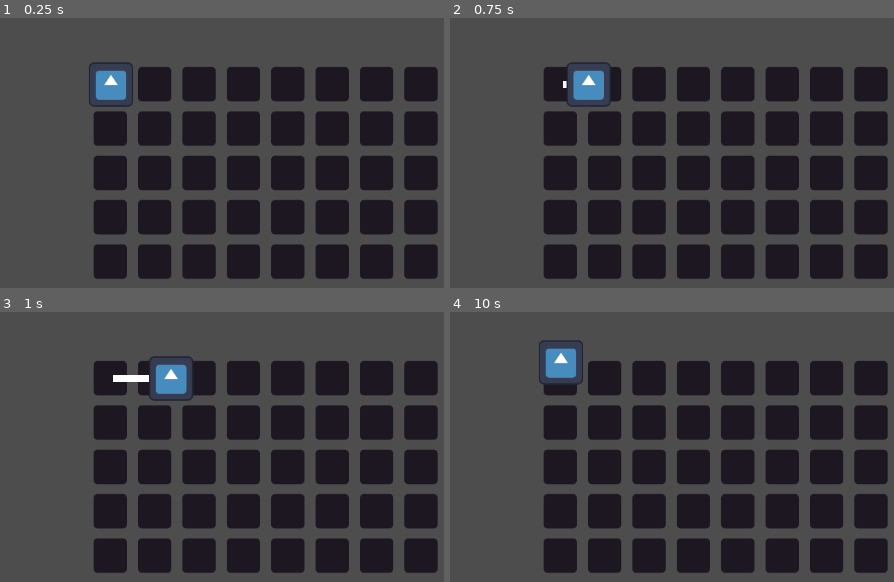
Above: before the commit, frames 1-4 (two rows, left to right).
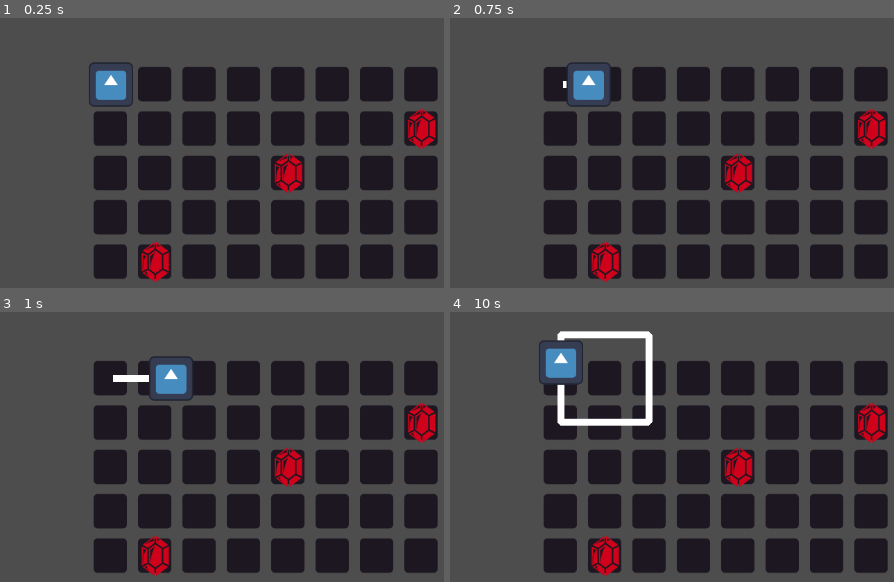
Above: after the commit, the same moments.

Repository: iguessfive/GMTK-Game-Jam
Game: Godot game, scene res://gameplay/ouroborus_game.tscn
The game is run twice, just before and just after one commit, with the same random seed, the same clock (stepped at 60 frames per second) and the same inputs. The project has no main scene, so this scene is started directly. The engine's default icon, where the game draws it, is replaced by a stand-in: a white triangle on a blue panel in a dark square.
Inputs:
- Up to frame 1 (0.25 s): no input
- Up to frame 2 (0.75 s): tap Enter at 0.5 s; hold D (move_right) from 0.53 s (still down); hold Space (throw) from 0.53 s (still down)
- Up to frame 3 (1 s): keep holding D (move_right); keep holding Space (throw)
- Up to frame 4 (10 s): release D (move_right) at 1.28 s; release Space (throw) at 1.28 s; hold S (move_down) 1.28-2.03 s; tap Space (throw) every 1.5 s from 1.35 to 8.85 s; hold D (move_right) 2.03-2.78 s; hold Space (throw) 2.03-2.78 s; hold W (move_up) 2.78-3.53 s; hold Space (throw) 3.53-4.28 s; hold A (move_left) 3.53-5.03 s; hold S (move_down) 5.03-5.78 s; hold Space (throw) 5.03-5.78 s; hold D (move_right) 5.78-6.53 s; hold W (move_up) 6.53-7.28 s; hold Space (throw) 6.53-7.28 s; hold D (move_right) 7.28-8.03 s; hold S (move_down) 8.03-8.78 s; hold Space (throw) 8.03-8.78 s; hold A (move_left) 8.78-9.53 s; hold W (move_up) from 9.53 s (still down); hold Space (throw) from 9.53 s (still down)

The runs differ from the first frame. In frame 1, 1.9% of the frame differs, in the area x 31-99%, y 33-98%; in frame 2, 1.9%; in frame 3, 1.9%; in frame 4, 4.0%, in the area x 24-99%, y 7-98%.

Commit message:
feat: added pickup and ability to overlap tail end

Diff:
--- a/gameplay/level.gd
+++ b/gameplay/level.gd
@@ -6,8 +6,14 @@
 func add_travelled_tile(point: Vector2) -> void:
 	var position_in_map = local_to_map(point)
 
-	if not travelled_tiles.has(position_in_map):
+
+	if not travelled_tiles.has(position_in_map) and travelled_tiles.is_empty():
 		travelled_tiles[position_in_map] = true
+	elif not travelled_tiles.has(position_in_map):
+		travelled_tiles[position_in_map] = false
+	elif travelled_tiles.has(position_in_map) and travelled_tiles[position_in_map]:
+		# player has to get to this tile again after collecting all pickups to win
+		print_debug("You have already travelled this tile, but you can return after collecting all pickups.")
 	else:
 		# GAME OVER condition
 		print_debug("Game Over! You have already travelled this tile.")
--- a/gameplay/ouroborus_game.tscn
+++ b/gameplay/ouroborus_game.tscn
@@ -1,7 +1,8 @@
-[gd_scene load_steps=3 format=3 uid="uid://bmnmfp0mc1wjs"]
+[gd_scene load_steps=4 format=3 uid="uid://bmnmfp0mc1wjs"]
 
 [ext_resource type="PackedScene" uid="uid://bomryssos12v2" path="res://gameplay/snake.tscn" id="1_j3373"]
 [ext_resource type="PackedScene" uid="uid://ba870ecmck1yx" path="res://gameplay/level_example.tscn" id="2_x3wgt"]
+[ext_resource type="PackedScene" uid="uid://bv0tr0ku8dldd" path="res://gameplay/pick_up.tscn" id="3_2yve2"]
 
 [node name="OuroborusGame" type="Node2D"]
 
@@ -15,4 +16,15 @@
 
 [node name="ExampleLevel" parent="." instance=ExtResource("2_x3wgt")]
 
+[node name="Node2D" type="Node2D" parent="."]
+
+[node name="PickUp" parent="Node2D" instance=ExtResource("3_2yve2")]
+position = Vector2(416, 224)
+
+[node name="PickUp2" parent="Node2D" instance=ExtResource("3_2yve2")]
+position = Vector2(224, 352)
+
+[node name="PickUp3" parent="Node2D" instance=ExtResource("3_2yve2")]
+position = Vector2(608, 160)
+
 [editable path="Snake"]
--- /dev/null
+++ b/gameplay/pick_up.gd
@@ -0,0 +1 @@
+extends Area2D
--- /dev/null
+++ b/gameplay/pick_up.tscn
@@ -0,0 +1,19 @@
+[gd_scene load_steps=4 format=3 uid="uid://bv0tr0ku8dldd"]
+
+[ext_resource type="Script" uid="uid://dqhepry1npuvv" path="res://gameplay/pick_up.gd" id="1_6bc5v"]
+[ext_resource type="Texture2D" uid="uid://dxkowf22ubbva" path="res://assets/rupee.png" id="2_o0feu"]
+
+[sub_resource type="CircleShape2D" id="CircleShape2D_n6a7h"]
+radius = 22.0907
+
+[node name="PickUp" type="Area2D" groups=["pickups"]]
+collision_layer = 2
+collision_mask = 0
+monitoring = false
+script = ExtResource("1_6bc5v")
+
+[node name="Sprite2D" type="Sprite2D" parent="."]
+texture = ExtResource("2_o0feu")
+
+[node name="CollisionShape2D" type="CollisionShape2D" parent="."]
+shape = SubResource("CircleShape2D_n6a7h")
--- a/gameplay/snake.gd
+++ b/gameplay/snake.gd
@@ -4,7 +4,6 @@
 @export var grid_size: float = 64.0
 @export var level: TileMapLayer
 
-var point_current := Vector2()
 var direction := Vector2()
 var has_moved_finished := true
 var distance_moved := 0.0
@@ -13,9 +12,11 @@
 @onready var persisent_body: Line2D = $PersistentBody
 @onready var points_travelled: Array = persisent_body.points
 @onready var anchor: Transform2D = $PersistentBody.transform
+@onready var collector := $Collector
 
 func _ready() -> void:
-	level.add_travelled_tile(global_position)
+	if level != null:
+		level.add_travelled_tile(global_position)
 
 @warning_ignore("unused_parameter")
 func _process(delta: float) -> void:
@@ -47,12 +48,18 @@
 		distance_moved = 0.0
 		has_moved_finished = true
 		direction = Vector2.ZERO
-		level.add_travelled_tile(global_position)
-		print(level.travelled_tiles)
+		level.add_travelled_tile(global_position) # record the tile travelled
 
 	if direction.length() > 0:
 		move_and_slide()
 
 	if direction.length() > 0:
-		point_current = head.global_position
-		persisent_body.add_point(point_current)
+		persisent_body.add_point(head.global_position )
+
+func _on_collector_area_entered(area: Area2D) -> void:
+	if area.is_in_group("pickups"):
+		area.queue_free.call_deferred()
+		# collector.collect_pickup()  # Call collector's method to handle the pickup
+		# if all items are collected, you can allow for level completion
+	else:
+		print_debug("Entered an area that is not a pickup.")
--- a/gameplay/snake.tscn
+++ b/gameplay/snake.tscn
@@ -1,7 +1,10 @@
-[gd_scene load_steps=3 format=3 uid="uid://bomryssos12v2"]
+[gd_scene load_steps=4 format=3 uid="uid://bomryssos12v2"]
 
 [ext_resource type="Script" uid="uid://crq5m74leirq4" path="res://gameplay/snake.gd" id="1_i4p4t"]
 [ext_resource type="Texture2D" uid="uid://dnya2nb2qnruj" path="res://icon.svg" id="2_yyr6o"]
+
+[sub_resource type="RectangleShape2D" id="RectangleShape2D_yyr6o"]
+size = Vector2(64, 62)
 
 [node name="Snake" type="CharacterBody2D"]
 script = ExtResource("1_i4p4t")
@@ -11,3 +14,13 @@
 texture = ExtResource("2_yyr6o")
 
 [node name="PersistentBody" type="Line2D" parent="."]
+
+[node name="Collector" type="Area2D" parent="."]
+collision_layer = 0
+collision_mask = 2
+monitorable = false
+
+[node name="CollisionShape2D" type="CollisionShape2D" parent="Collector"]
+shape = SubResource("RectangleShape2D_yyr6o")
+
+[connection signal="area_entered" from="Collector" to="." method="_on_collector_area_entered"]
--- a/project.godot
+++ b/project.godot
@@ -47,6 +47,10 @@
 ]
 }
 
+[layer_names]
+
+2d_physics/layer_2="Pickups"
+
 [rendering]
 
 renderer/rendering_method="gl_compatibility"
Binary file added: assets/rupee.png
Not shown, added: assets/rupee.png.import
Not shown, added: gameplay/pick_up.gd.uid
